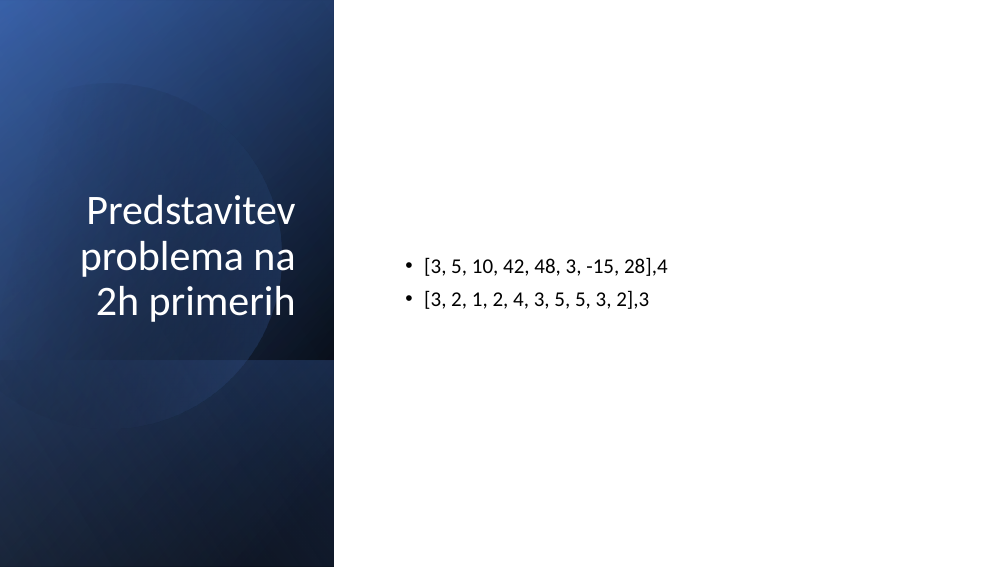
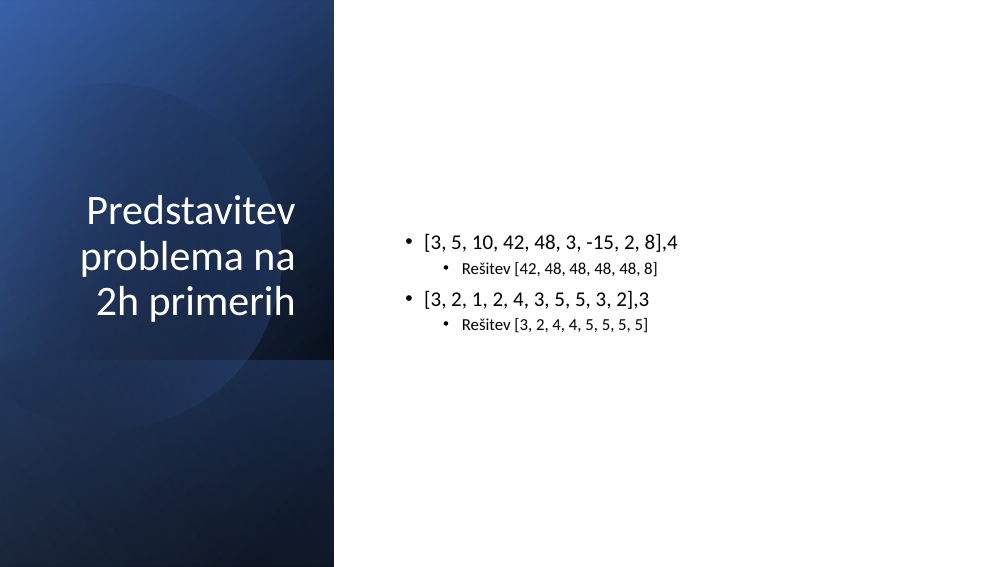
Before and after one commit to timenbob/racunalnistvo1, a slide deck: slide 2 of kratko vpr/MAKSIMUM DRSEČEGA.pptx. Drawn at 1008x567 pixels with LibreOffice and Linux fonts; fonts in the diff are those of the drawing. Boxes give left, top, right and bottom in pixels: in the first picture for what was removed or moved away, otherwise in the second. Text is boxed around its words. In the diff, an @@ line names an element or a change of style, - is before the commit and + after.

```diff
--- a/kratko vpr/MAKSIMUM DRSEČEGA.pptx
+++ b/kratko vpr/MAKSIMUM DRSEČEGA.pptx
@@ text at box(424, 233, 678, 277): text changed @@
-• [3, 5, 10, 42, 48, 3, -15, 28],4
+• [3, 5, 10, 42, 48, 3, -15, 2, 8],4
+  • Rešitev [42, 48, 48, 48, 48, 8]
@@ text at box(462, 318, 649, 333): paragraph added @@
+  • Rešitev [3, 2, 4, 4, 5, 5, 5, 5]
```
Also in this commit, not shown: 1 other slide changed.
